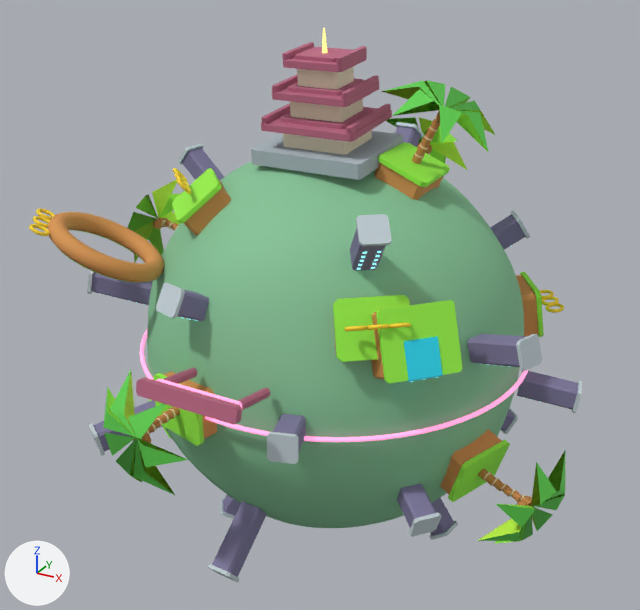
An edit to the OBJ model assets/models/dojo.obj, drawn before and after from the same camera.
The view is the same before and after, from a 50 mm camera at (9.94, -18.89, 10.28) aimed at (-0.22, -0.42, 1.05). Every picture has the same lights, and +X, +Y and +Z are marked at lower left. The older version comes first. Where no turn or scale is listed for an object, it has been applied to the vertices. Vertices at exactly the same position are counted once.

The older version as bpy lines, for what is in view:
```python
me_dojo = bpy.data.meshes.new('dojo')
me_dojo.from_pydata(...)  # 21350 vertices, 41048 faces; spans x -6.91..6.72, y -6.95..6.03, z -6.26..7.98
me_dojo.materials.append(mat_surface_garden)  # green #86c497
me_dojo.materials.append(mat_glow_pink)  # pink #fe95c4, glowing pink #fe95c4
me_dojo.materials.append(mat_paint_purple)  # greyish blue #7e799e
me_dojo.materials.append(mat_metal)  # light grey #c4d1d7
me_dojo.materials.append(mat_glow_cyan)  # cyan #93f2f8, glowing cyan #93f2f8
me_dojo.materials.append(mat_paint_grey)  # light grey #adbac2
me_dojo.materials.append(mat_paint_cream)  # beige #f8edd0
me_dojo.materials.append(mat_paint_roof)  # pink #bc6984
me_dojo.materials.append(mat_glow_gold)  # yellow #ffe686, glowing yellow #ffe686
me_dojo.materials.append(mat_checker_cliff)  # orange #d79550
me_dojo.materials.append(mat_paint_grass)  # green #99f545
me_dojo.materials.append(mat_paint_bark)  # orange #c28445
me_dojo.materials.append(mat_paint_sand)  # beige #ebd7ad
me_dojo.materials.append(mat_paint_leaf)  # green #61d450
me_dojo.materials.append(mat_paint_leaf_light)  # green #c4fa45
me_dojo.materials.append(mat_paint_gold)  # yellow #ffda30
me_dojo.materials.append(mat_water_blue)  # cyan #27ddf5
ob_dojo = bpy.data.objects.new('dojo', me_dojo)
ob_dojo.location = (0.0, 0.0, 0.0)
```
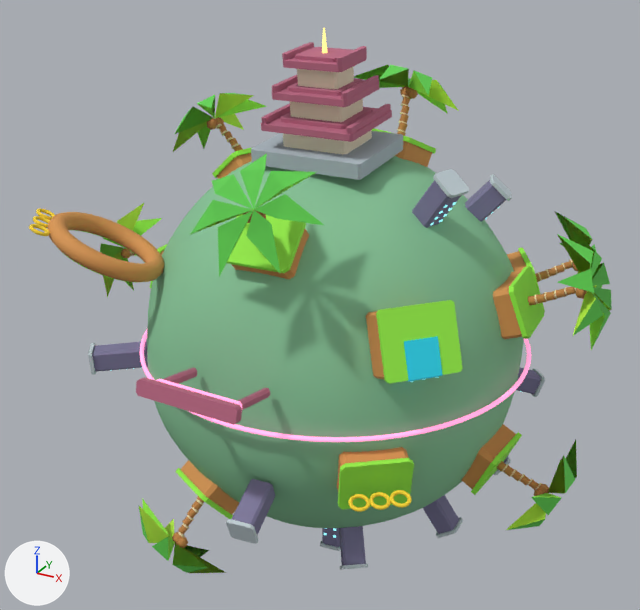
Patch to the scene script:
```diff
--- a/assets/models/dojo.obj.py
+++ b/assets/models/dojo.obj.py
@@ me_dojo @@
 # used by ob_dojo; location = (0.0, 0.0, 0.0)
-me_dojo.from_pydata(...)  # 21350 vertices, 41048 faces; spans x -6.91..6.72, y -6.95..6.03, z -6.26..7.98
+me_dojo.from_pydata(...)  # 19700 vertices, 37548 faces; spans x -7.01..6.81, y -6.52..5.89, z -5.87..7.98
+# me_dojo part 1: the loose piece of 16 vertices spanning x 2.67..4.05, y 2.65..4.04, z -3.67..-2.44 is multiplied about the mesh origin by the matrix ((0.921, -0.306, 0.243), (0.184, 0.888, 0.421), (-0.344, -0.343, 0.874))
+# me_dojo part 2: the loose piece of 16 vertices spanning x 3.44..4.16, y 3.42..4.14, z -3.75..-3.16 is multiplied about the mesh origin by the matrix ((0.921, -0.306, 0.243), (0.184, 0.888, 0.421), (-0.344, -0.343, 0.874))
+# me_dojo part 3: the loose piece of 16 vertices spanning x 4.7..6.23, y 0.78..1.63, z -1.07..-0.34 is multiplied about the mesh origin by the matrix ((0.851, -0.501, 0.159), (0.482, 0.864, 0.144), (-0.21, -0.046, 0.977))
+# me_dojo part 4: the loose piece of 16 vertices spanning x 6.04..6.33, y 1.03..1.69, z -1.13..-0.47 is multiplied about the mesh origin by the matrix ((0.851, -0.501, 0.159), (0.482, 0.864, 0.144), (-0.21, -0.046, 0.977))
+# me_dojo part 5: 351 loose pieces with 14828 vertices, spanning x -6.91..6.72, y -6.95..6.03, z -6.26..6.82, are deleted
+# me_dojo part 6: 11968 vertices added at x -7.01..6.81, y -5.86..5.89, z -5.87..6.82
+# me_dojo part 7: 1130 vertices added at x -0.74..2.11, y -5.6..-2.87, z 3.09..5.77
+# other edits to the shape of me_dojo do not show in these pictures
 me_dojo.materials.append(mat_surface_garden)
```

Where the change shows, as pixel boxes [x1, y1, x2, y2] in the pictures (640 x 610 px; the box of a moved part takes in the faces that stretch with it):
'dojo', reshaped
    before: [29, 28, 582, 582]
    after: [29, 28, 612, 573]
part 1 of me_dojo, moved or reshaped (not visible afterwards)
    before: [501, 410, 514, 431]
part 2 of me_dojo, moved or reshaped (not visible afterwards)
    before: [501, 408, 518, 434]
part 3 of me_dojo, moved or reshaped
    before: [517, 371, 578, 409]
    after: [516, 368, 541, 394]
part 4 of me_dojo, moved or reshaped
    before: [572, 380, 582, 413]
    after: [532, 369, 545, 397]
part 5 of me_dojo, deleted
    before: [87, 80, 566, 582]
part 6 of me_dojo, added
    after: [88, 65, 612, 573]
part 7 of me_dojo, added
    after: [191, 153, 325, 279]
